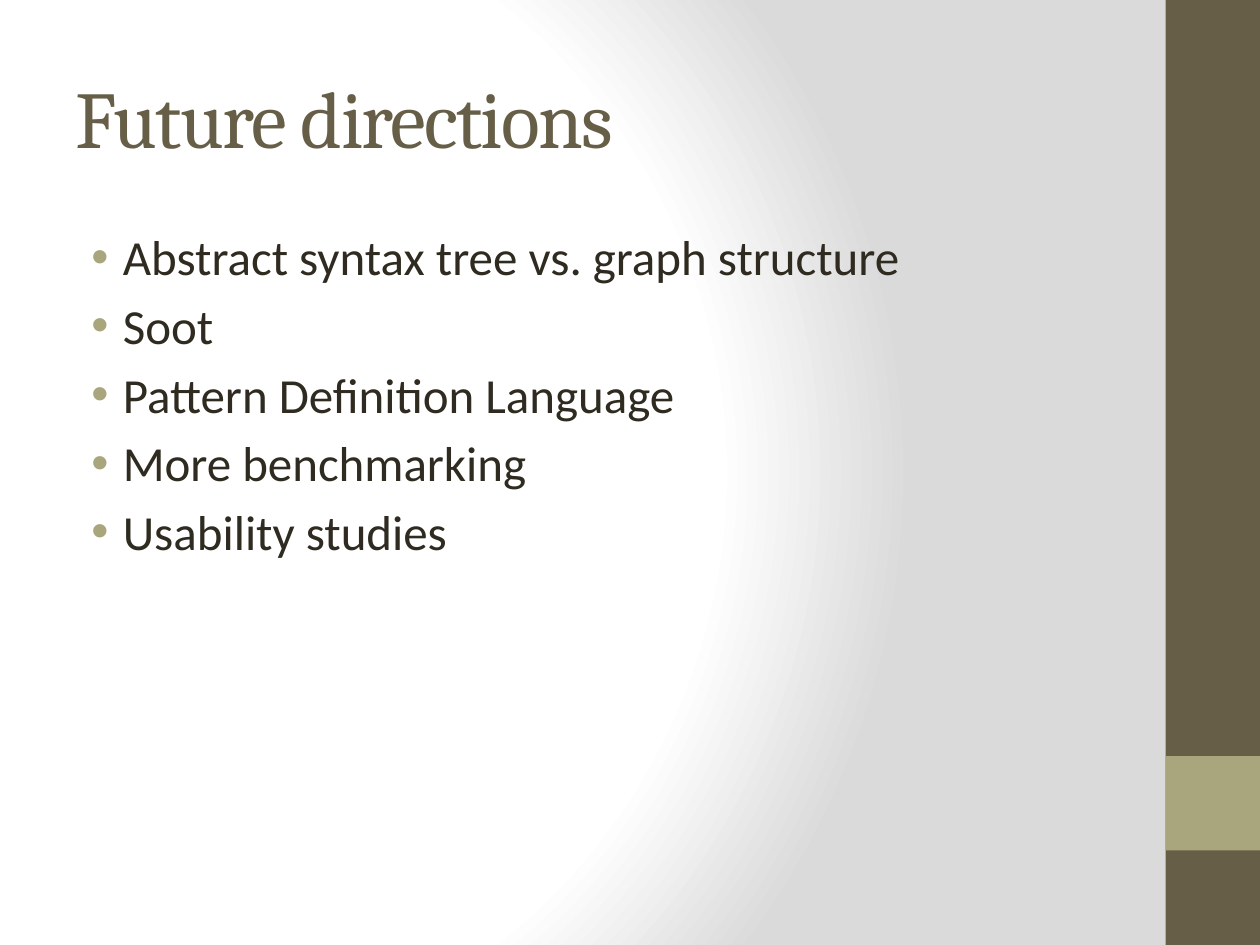
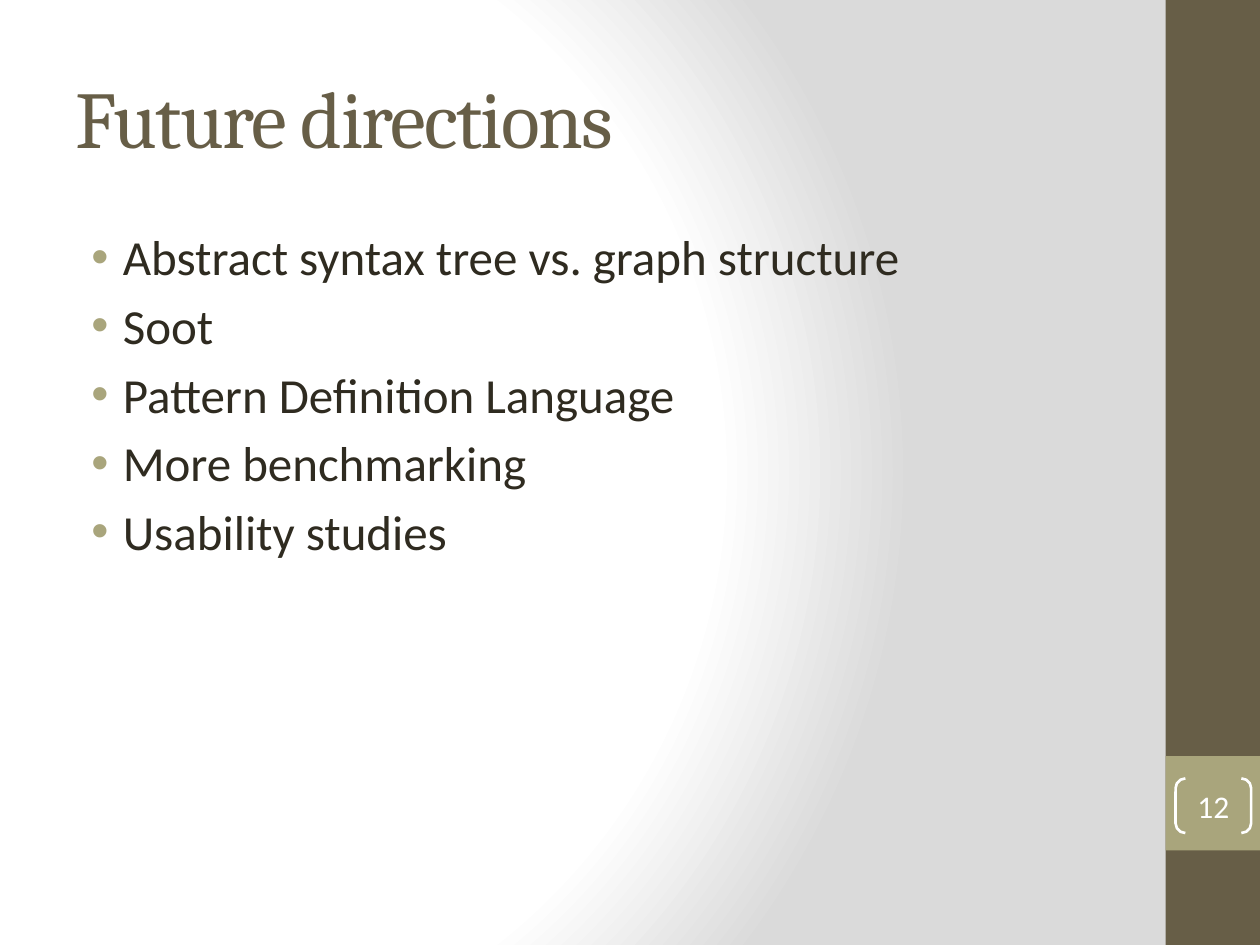
Before and after one commit to SuitAndThai/Graph-Matching, a slide deck: slide 12 of Documents/Fall Presentation.pptx (slide 10 before the commit). Drawn at 1260x945 pixels with LibreOffice and Linux fonts; fonts in the diff are those of the drawing. Boxes give left, top, right and bottom in pixels: in the first picture for what was removed or moved away, otherwise in the second. Text is boxed around its words. In the diff, an @@ line names an element or a change of style, - is before the commit and + after.

```diff
--- a/Documents/Fall Presentation.pptx
+++ b/Documents/Fall Presentation.pptx
@@ page number added at (x1=1176, y1=779, x2=1251, y2=833), outline #FFFFFF 1.5 pt, 18 pt, text #FFFFFF @@
+12
```
Also in this commit, not shown: 9 other slides changed, 2 slides added.
